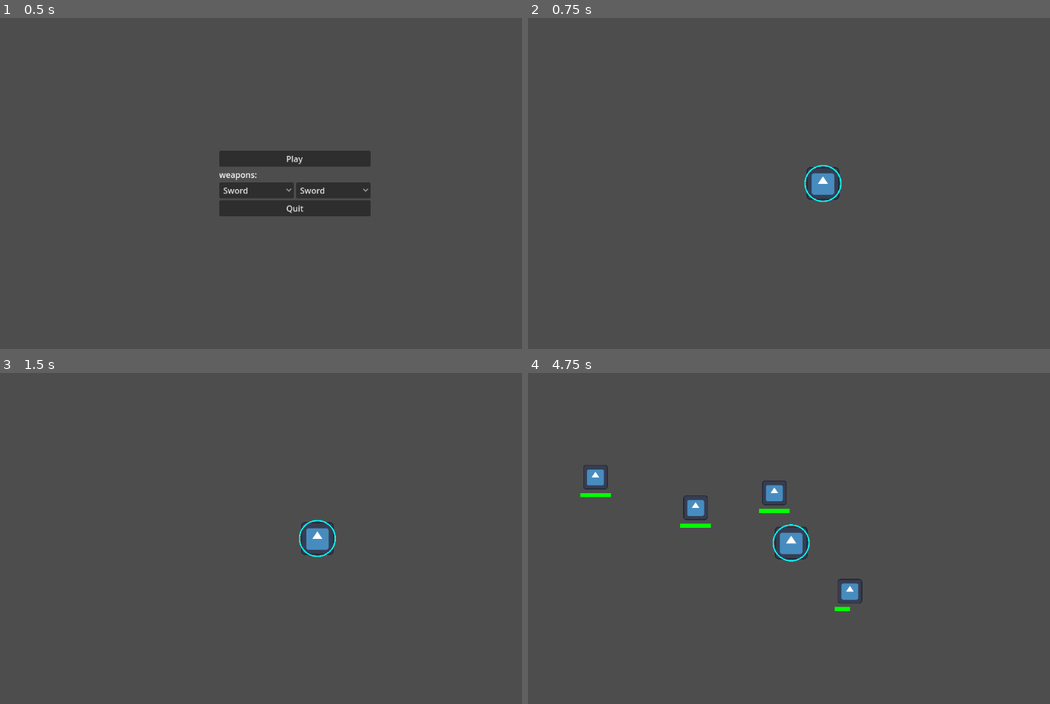
Above: before the commit, frames 1-4 (two rows, left to right).
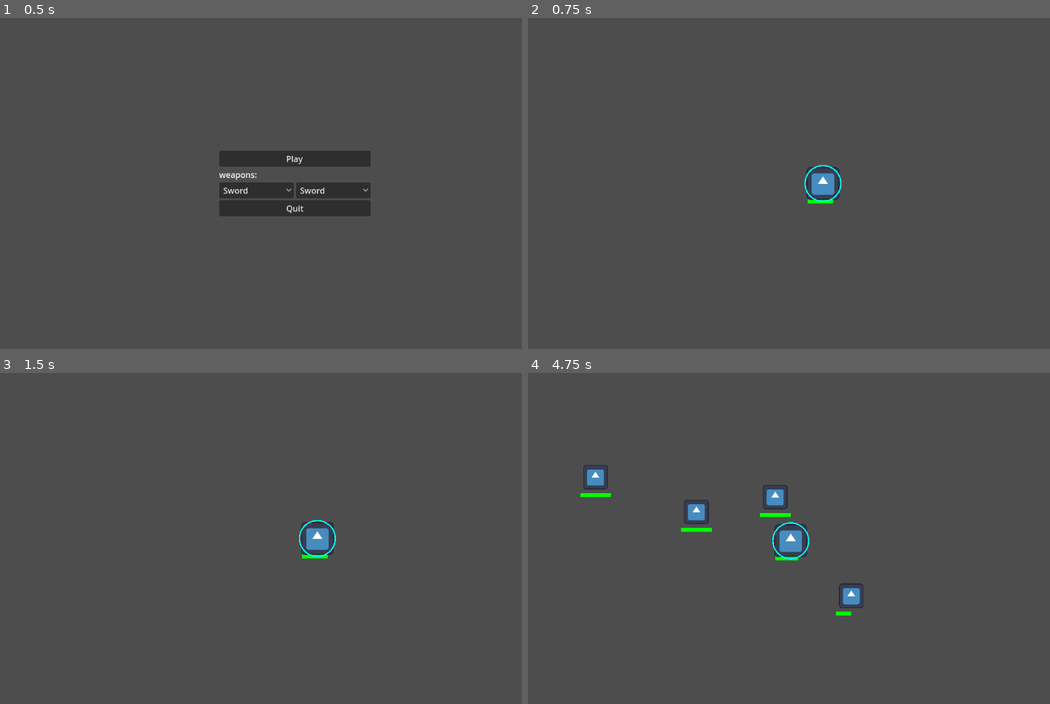
Above: after the commit, the same moments.

Repository: stoelzel/Top-down-swarm-fighting-game
Game: Godot game, scene res://Scenes/Menus/main_menu.tscn
Same seed, same stepped clock (60 frames per second), same inputs: the game is played once before the commit and once after it. The engine's default icon, where the game draws it, is replaced by a stand-in: a white triangle on a blue panel in a dark square.
Inputs (mouse positions are in pixels of both pictures, inside the frame that each line leads up to):
- Up to frame 1 (0.5 s): no input
- Up to frame 2 (0.75 s): click "Play" at 0.5 s
- Up to frame 3 (1.5 s): tap Enter at 1.25 s; move the mouse to (422, 521) at 1.27 s; hold D (move_right) from 1.28 s (still down); hold 1 (1) from 1.28 s (still down)
- Up to frame 4 (4.75 s): tap 2 (2) at 1.55, 2.1, 3.05, 3.6, 4.55 s; move the mouse to (705, 555) at 2.02 s; release D (move_right) at 2.03 s; release 1 (1) at 2.03 s; hold S (move_down) 2.03-2.78 s; tap 1 (1) at 2.3, 3.8 s; move the mouse to (882, 465) at 2.77 s; hold D (move_right) 2.78-3.53 s; hold 1 (1) 2.78-3.53 s; move the mouse to (794, 604) at 3.52 s; hold W (move_up) 3.53-4.28 s; move the mouse to (997, 588) at 4.27 s; press the mouse at (997, 588) at 4.28 s; hold A (move_left) from 4.28 s (still down)

Frame 1 is identical in both runs. In frame 2, less than 0.1% of the frame differs, in the area x 53-59%, y 54-57%; in frame 3, less than 0.1%; in frame 4, 1.3%, in the area x 12-65%, y 31-74%.

Commit message:
added player healthbar

Diff:
--- a/Scripts/Player.gd
+++ b/Scripts/Player.gd
@@ -10,6 +10,8 @@
 var health: float = 500.0
 
 func _physics_process(delta):
+	queue_redraw()
+
 	velocity = Vector2(0, 0)
 
 	# Get the input direction and handle the movement/deceleration.
@@ -31,15 +33,18 @@
 	if current_speed > max_speed:
 		move_vel = max_speed * move_vel.normalized()
 
-	permanent_vel -= (permanent_vel / 2) * delta
+	permanent_vel -= (permanent_vel / 1) * delta
 
 
 	#print(move_vel)
 	velocity = (move_vel + permanent_vel)
 	move_and_slide()
 
-	if health < 0:
+	if health <= 0:
 		get_tree().change_scene_to_file("res://Scenes/Menus/main_menu.tscn")
 
 func _damage_player(damage: float) -> void:
 	health -= damage
+
+func _draw() -> void:
+	draw_line((Vector2(-60, 70)), (Vector2(((health * 0.2) - 60), 70)), Color.GREEN, 16)
